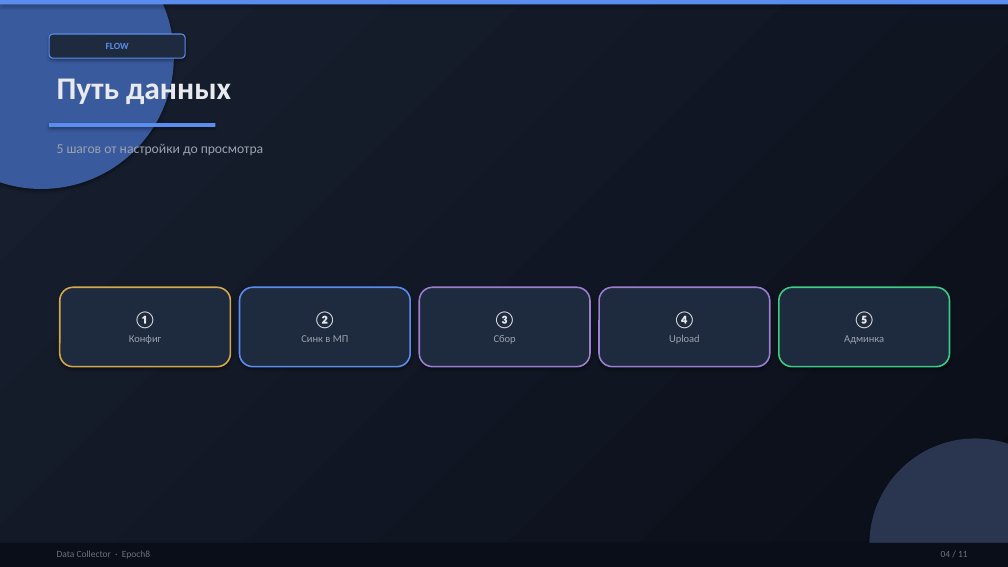
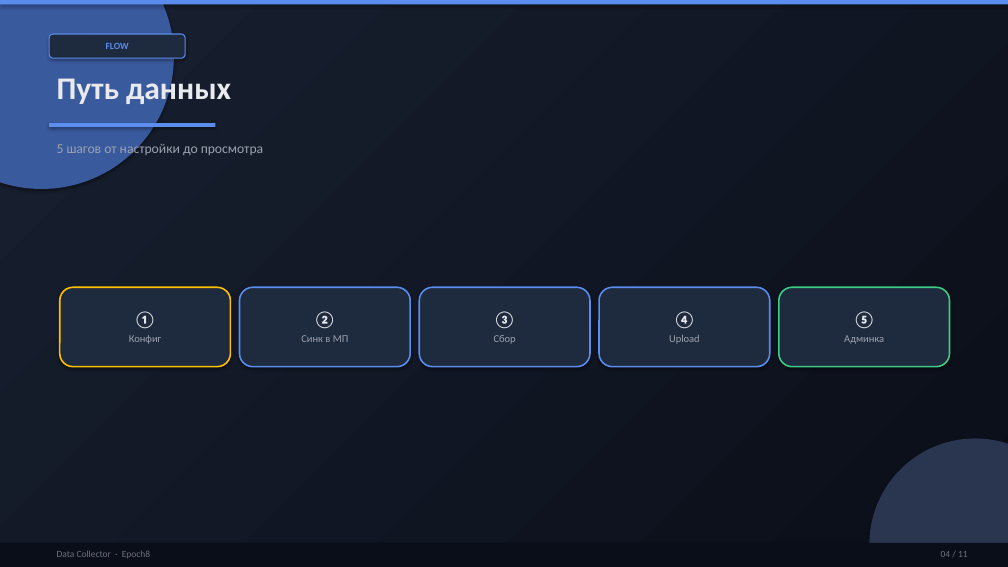
Before and after one commit to epoch8/data-collector, a slide deck: slide 4 of specs/presentation/Data-Collector-Canva-Template-v3_refactor.pptx. Drawn at 1008x567 pixels with LibreOffice and Linux fonts; fonts in the diff are those of the drawing. Boxes give left, top, right and bottom in pixels: in the first picture for what was removed or moved away, otherwise in the second. Text is boxed around its words. In the diff, an @@ line names an element or a change of style, - is before the commit and + after.

```diff
--- a/specs/presentation/Data-Collector-Canva-Template-v3_refactor.pptx
+++ b/specs/presentation/Data-Collector-Canva-Template-v3_refactor.pptx
@@ rounded rectangle "①" at box(60, 287, 231, 367): outline #D4A84B 1.5 pt to #FFC000 1.5 pt @@
@@ rounded rectangle "③" at box(420, 287, 591, 367): outline #9B7ED0 1.5 pt to #5B8DEF 1.5 pt @@
@@ rounded rectangle "④" at box(599, 287, 770, 367): outline #9B7ED0 1.5 pt to #5B8DEF 1.5 pt @@
```
Also in this commit, not shown: 6 other slides changed, 2 slides removed, 22 other files.
